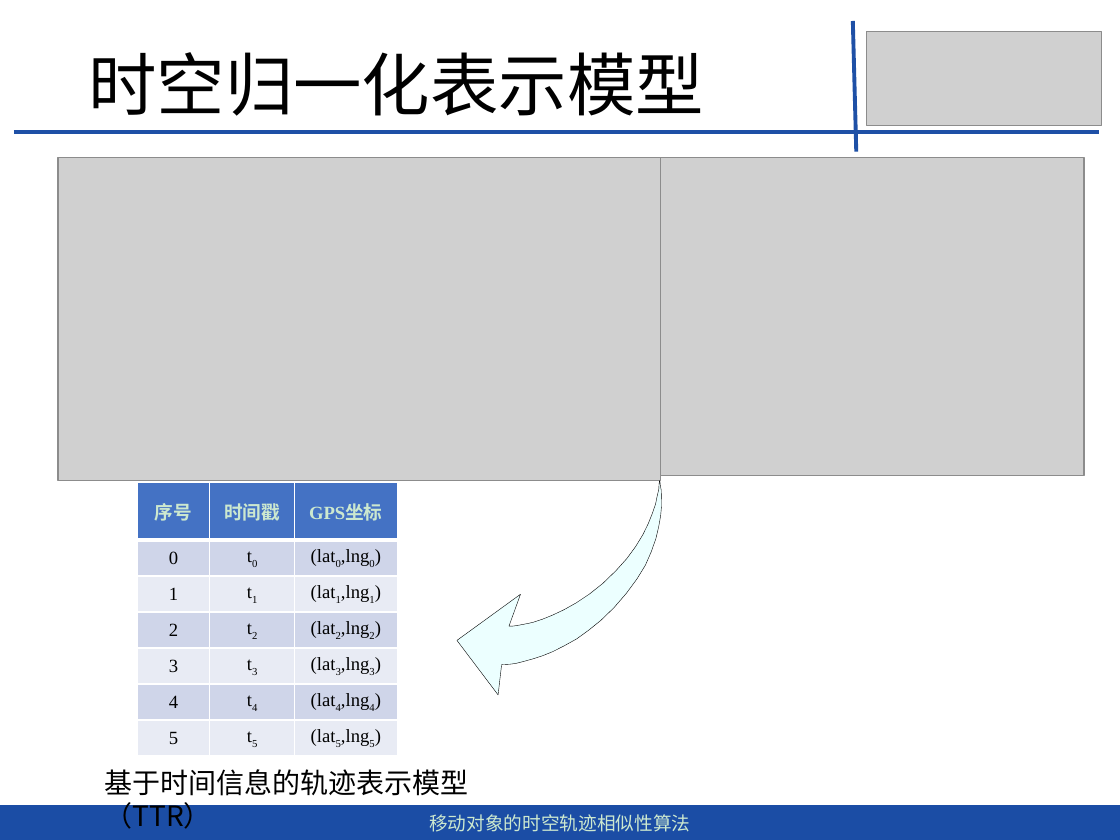
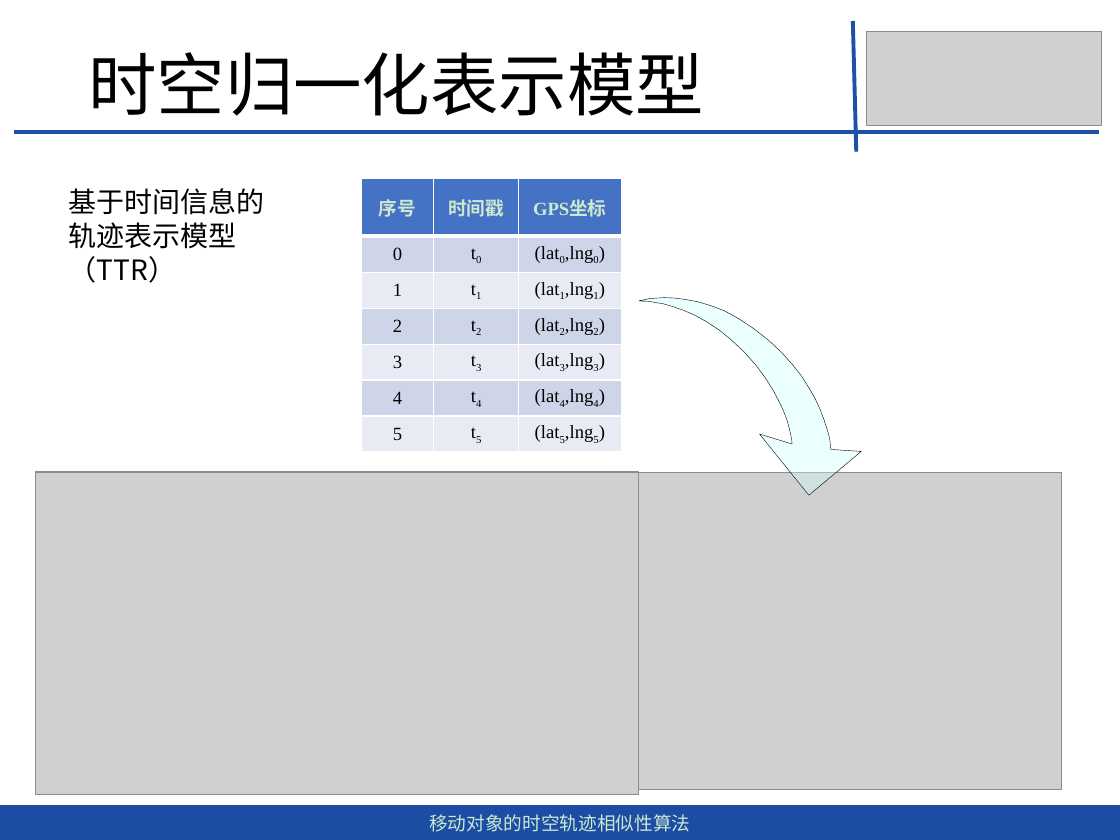
Before and after one commit to dingguangwei/biyelunwen, a slide deck: slide 7 of 移动对象的时空轨迹相似性查询算法-丁光伟-第2版.pptx. Drawn at 1120x840 pixels with LibreOffice and Linux fonts; fonts in the diff are those of the drawing; grey boxes stand for pictures. Boxes give left, top, right and bottom in pixels: in the first picture for what was removed or moved away, otherwise in the second. Text is boxed around its words. In the diff, an @@ line names an element or a change of style, - is before the commit and + after.

```diff
--- a/移动对象的时空轨迹相似性查询算法-丁光伟-第2版.pptx
+++ b/移动对象的时空轨迹相似性查询算法-丁光伟-第2版.pptx
@@ table: place and size @@
-table at (138,483,399,756)
+table at (362,179,623,452)
@@ text at (69,188,265,249): text changed @@
-基于时间信息的轨迹表示模型（TTR）
+基于时间信息的
+轨迹表示模型（TTR）
@@ freeform shape at (640,242,869,525): rotation 158 to 65 degrees; outline redrawn @@
@@ picture: place and size @@
-picture at (58,158,661,480)
+picture at (36,472,638,794)
@@ picture: place and size @@
-picture at (661,158,1084,476)
+picture at (638,472,1062,790)
```
Also in this commit, not shown: 6 other slides changed, 1 slide added, 3 other files.
